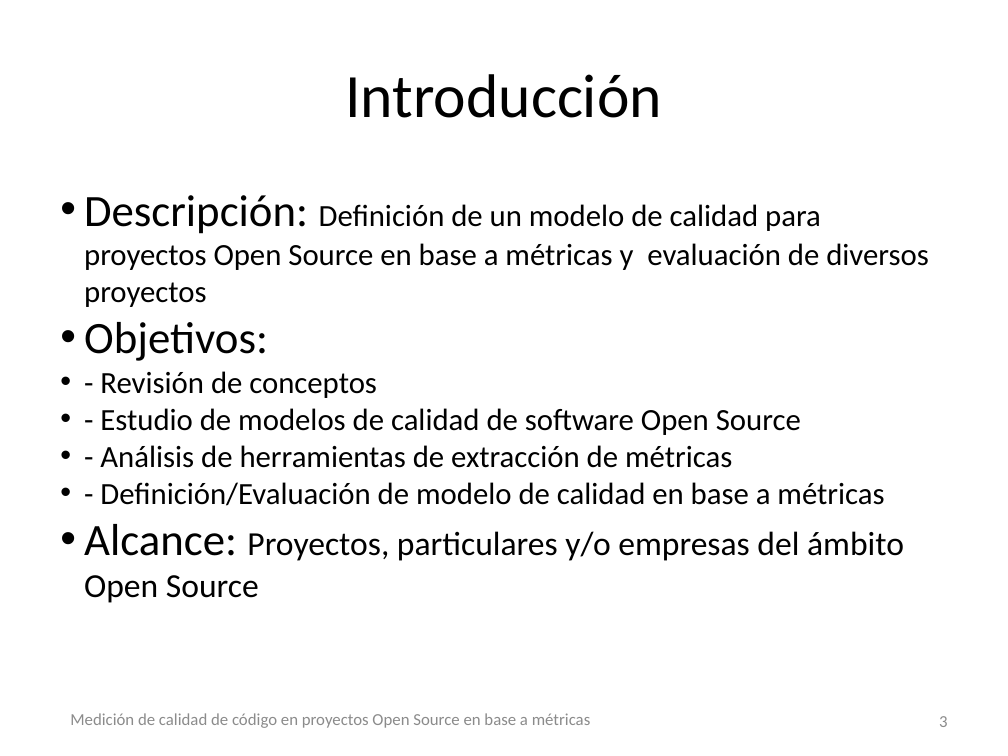
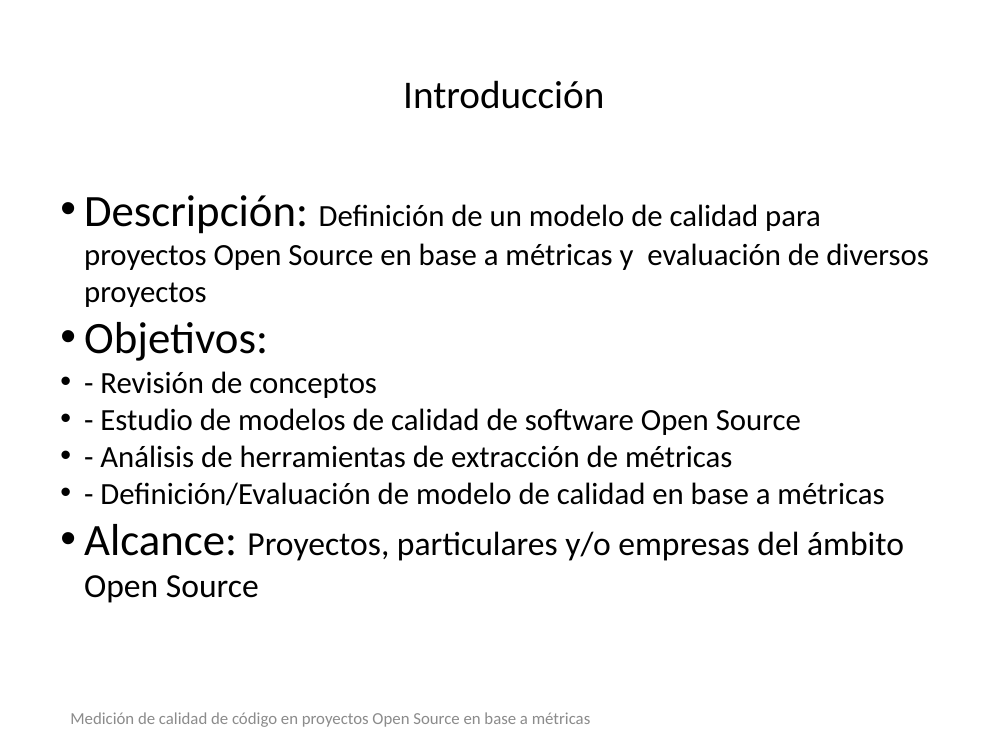
Before and after one commit to sarroutbi/TFE, a slide deck: slide 3 of final_project/presentation/presentation.pptx. Drawn at 1008x756 pixels with LibreOffice and Linux fonts; fonts in the diff are those of the drawing; background and template pictures are left out. Boxes give left, top, right and bottom in pixels: in the first picture for what was removed or moved away, otherwise in the second. Text is boxed around its words. In the diff, an @@ line names an element or a change of style, - is before the commit and + after.

```diff
--- a/final_project/presentation/presentation.pptx
+++ b/final_project/presentation/presentation.pptx
@@ text "Introducción" at [403,80,604,109]: size 44 to 28 pt @@
@@ page number removed at [939,716,947,727] @@
-3
```
Also in this commit, not shown: 12 other slides changed, 3 slides added.
